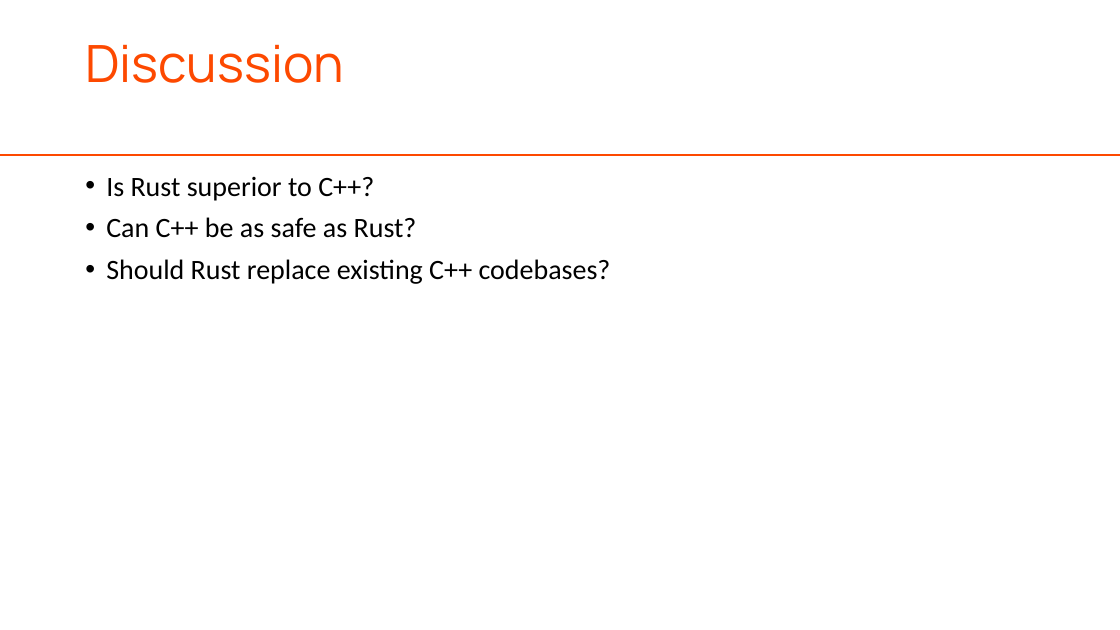
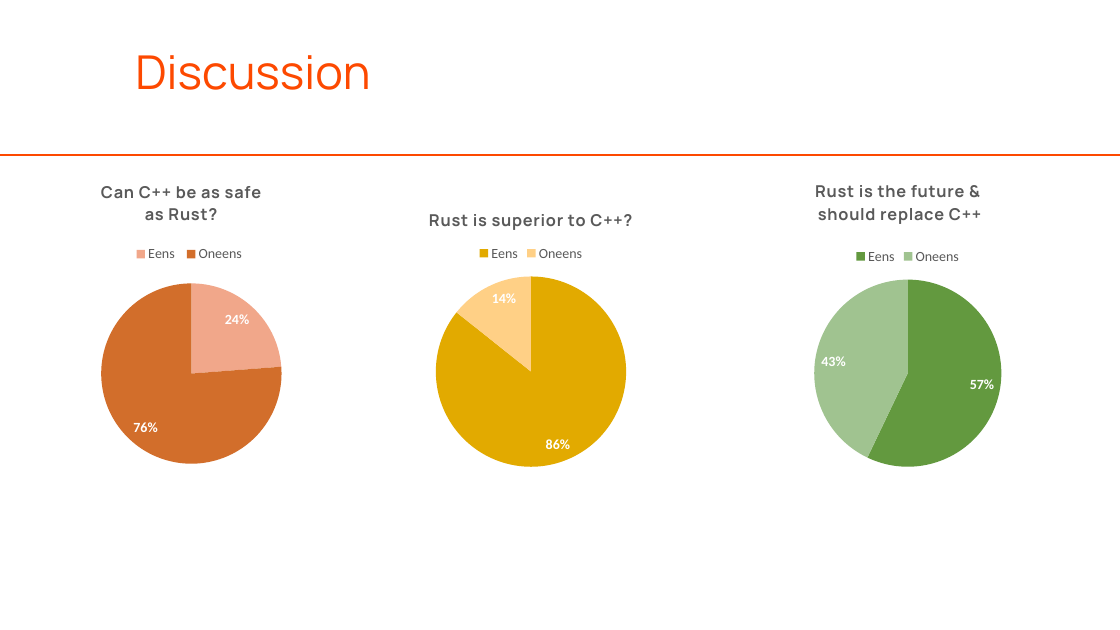
Before and after one commit to djalberts37/Cpp-vs-Rust, a slide deck: slide 22 of doc/Cpp_vs_Rust.pptx. Drawn at 1120x630 pixels with LibreOffice and Linux fonts; fonts in the diff are those of the drawing; background and template pictures are left out. Boxes give left, top, right and bottom in pixels: in the first picture for what was removed or moved away, otherwise in the second. Text is boxed around its words. In the diff, an @@ line names an element or a change of style, - is before the commit and + after.

Commit message:
Updated the presentation.

```diff
--- a/doc/Cpp_vs_Rust.pptx
+++ b/doc/Cpp_vs_Rust.pptx
@@ text "Discussion": place and size @@
-text "Discussion" at [85, 44, 344, 83]
+text "Discussion" at [135, 55, 370, 90]
@@ text "Discussion" at [135, 55, 370, 90]: size 44 to 40 pt; line spacing 0.9 to 1 @@
@@ pie chart added at [0, 176, 455, 481] @@
+title "Can C++ be as safe as Rust? "
+categories: Eens, Oneens
+Series 1: 23.8, 76.2
@@ text removed at [106, 177, 611, 284] @@
-• Is Rust superior to C++?
-• Can C++ be as safe as Rust?
-• Should Rust replace existing C++ codebases?
@@ pie chart added at [649, 174, 1120, 478] @@
+title "Rust is the future &  should replace C++ "
+categories: Eens, Oneens
+Series 1: 57.1, 42.9
@@ pie chart added at [310, 194, 753, 478] @@
+title "Rust is superior to C++? "
+categories: Eens, Oneens
+Series 1: 85.7, 14.3
```
Also in this commit, not shown: 2 other slides changed, 1 slide added, 1 slide removed.
